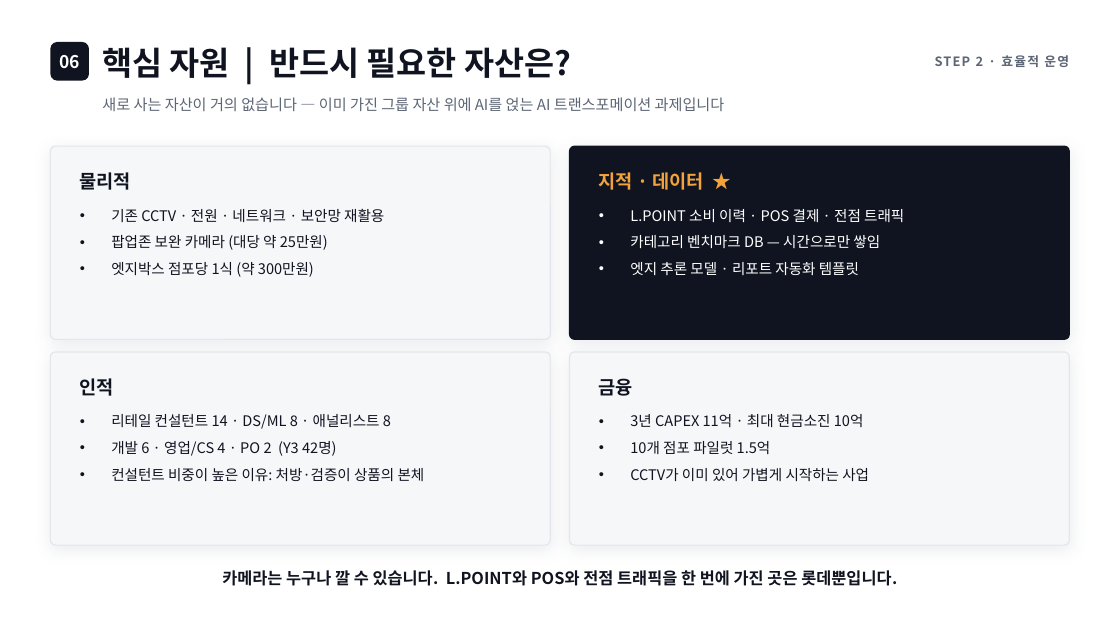
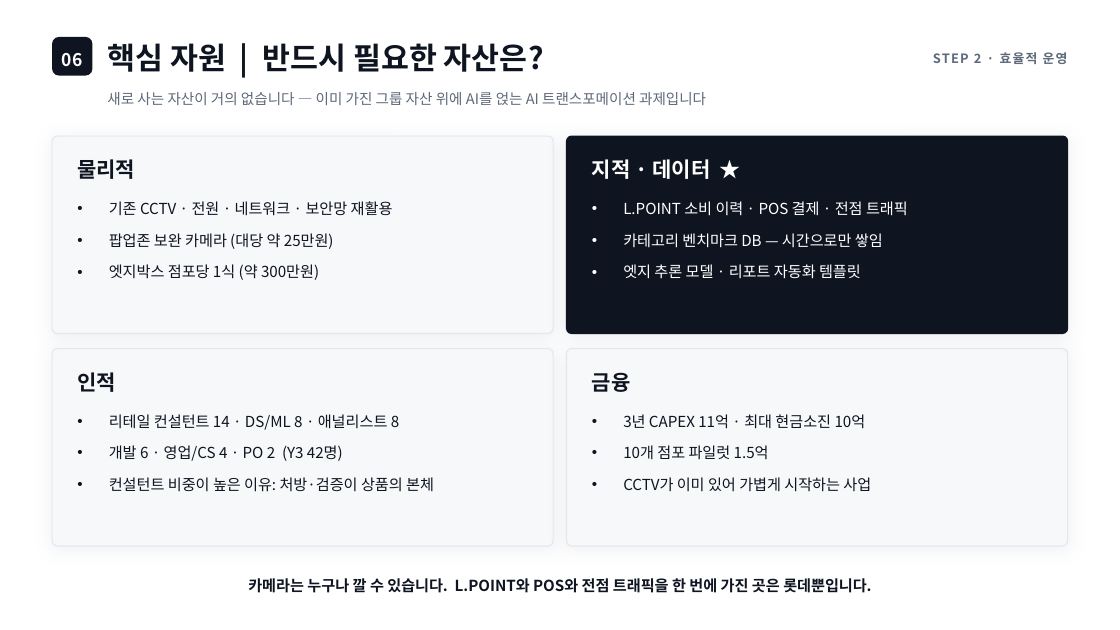
Before and after one commit to neti84-design/LMBA, a slide deck: slide 11 of LGA_롯데신사업_발표.pptx. Drawn at 1120x630 pixels with LibreOffice and Linux fonts; fonts in the diff are those of the drawing. Boxes give left, top, right and bottom in pixels: in the first picture for what was removed or moved away, otherwise in the second. Text is boxed around its words. In the diff, an @@ line names an element or a change of style, - is before the commit and + after.

```diff
--- a/LGA_롯데신사업_발표.pptx
+++ b/LGA_롯데신사업_발표.pptx
@@ text "06" at [62,53,83,67]: line spacing 1 to 23pt @@
@@ rounded rectangle: place and size @@
-rounded rectangle at [50,42,89,81]
+rounded rectangle at [52,37,92,76]
@@ rounded rectangle at [52,37,92,76]: fill #101420 to #0E1420 @@
@@ text "핵심 자원 | 반드시 필요한 ..." at [107,43,544,72]: size 28 to 26 pt, text colour #101420 to #0E1420; line spacing 1 to 31pt @@
@@ text "STEP 2 · 효율적 운영" at [933,52,1068,64]: text colour #5D6675 to #5E6979; line spacing 1 to 17pt @@
@@ text "새로 사는 자산이 거의 없습니다 ..." at [107,92,706,105]: size 13 to 12.5 pt, text colour #5D6675 to #5E6979; line spacing 1 to 19pt; vertical alignment middle to top @@
@@ fill #F6F7F9 to #F7F8FA; outline #E3E6EB 1 pt to #E4E8EE 1 pt; shadow changed in 3 elements at [52,349,553,546], [567,349,1068,546], [52,136,553,334] @@
@@ rounded rectangle: place and size @@
-rounded rectangle at [50,146,550,339]
+rounded rectangle at [52,136,553,334]
@@ rounded rectangle: place and size @@
-rounded rectangle at [570,146,1070,339]
+rounded rectangle at [567,136,1068,334]
@@ rounded rectangle at [567,136,1068,334]: fill #101420 to #0E1420; outline #101420 1 pt to #0E1420 1 pt; shadow changed @@
@@ size 16 to 18 pt, text colour #101420 to #0E1420; line spacing 1 to 22pt; vertical alignment middle to top in 3 elements at [592,372,631,392], [77,372,116,392], [77,159,135,179] @@
@@ text "물리적": place and size @@
-text "물리적" at [80,172,131,190]
+text "물리적" at [77,159,135,179]
@@ text "지적 · 데이터 ★": place and size @@
-text "지적 · 데이터 ★" at [599,172,704,190]
+text "지적 · 데이터 ★" at [592,159,710,179]
@@ text "지적 · 데이터 ★" at [592,159,710,179]: size 16 to 18 pt, text colour #F2A33C to #FFFFFF; line spacing 1 to 22pt; vertical alignment middle to top @@
@@ size 12.5 to 13 pt, text colour #101420 to #0E1420; line spacing 1 to 20pt; less space between paragraphs in 3 elements at [109,414,434,492], [623,414,871,492], [109,201,393,280] @@
@@ text "기존 CCTV · 전원 · ...": place and size @@
-text "기존 CCTV · 전원 · ..." at [111,209,384,277]
+text "기존 CCTV · 전원 · ..." at [109,201,393,280]
@@ text "L.POINT 소비 이력 · POS ...": place and size @@
-text "L.POINT 소비 이력 · POS ..." at [630,209,904,275]
+text "L.POINT 소비 이력 · POS ..." at [623,201,908,279]
@@ text "L.POINT 소비 이력 · POS ..." at [623,201,908,279]: size 12.5 to 13 pt; line spacing 1 to 20pt; less space between paragraphs @@
@@ text "금융": place and size @@
-text "금융" at [599,378,633,396]
+text "금융" at [592,372,631,392]
@@ text "3년 CAPEX 11억 · 최대 ...": place and size @@
-text "3년 CAPEX 11억 · 최대 ..." at [630,414,869,481]
+text "3년 CAPEX 11억 · 최대 ..." at [623,414,871,492]
@@ text "카메라는 누구나 깔 수 있습니다. ..." at [248,578,871,593]: size 14 to 13 pt, text colour #101420 to #0E1420; line spacing 1 to 20pt @@
```
Also in this commit, not shown: 15 other slides changed, 6 other files.
